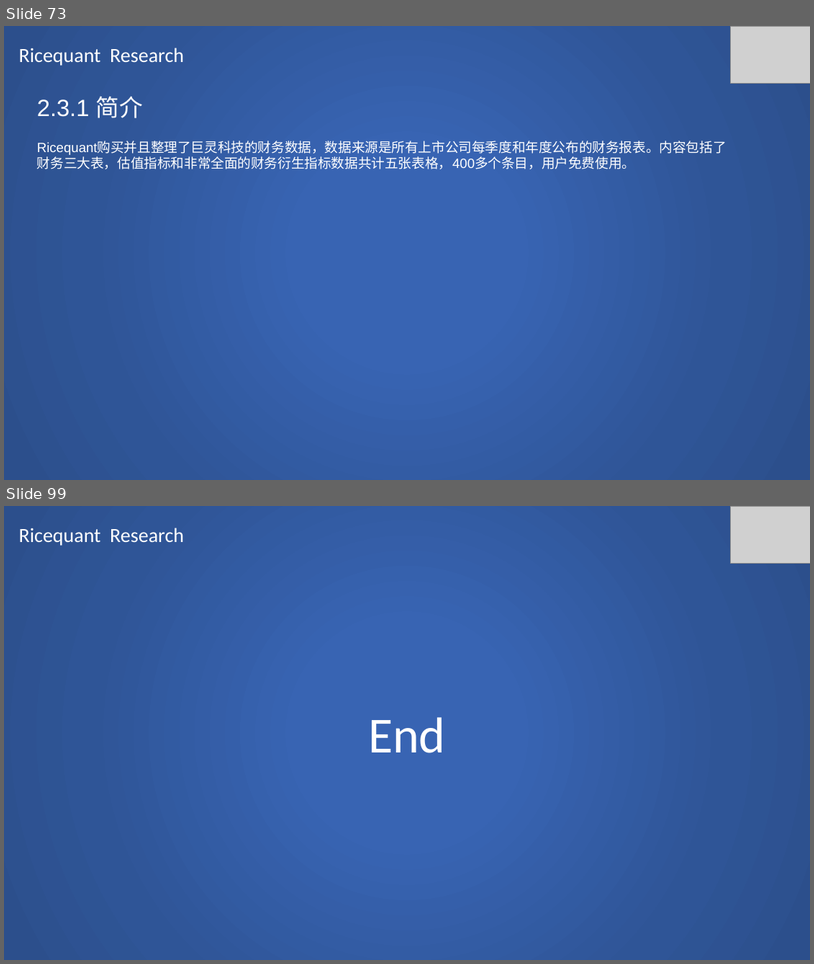
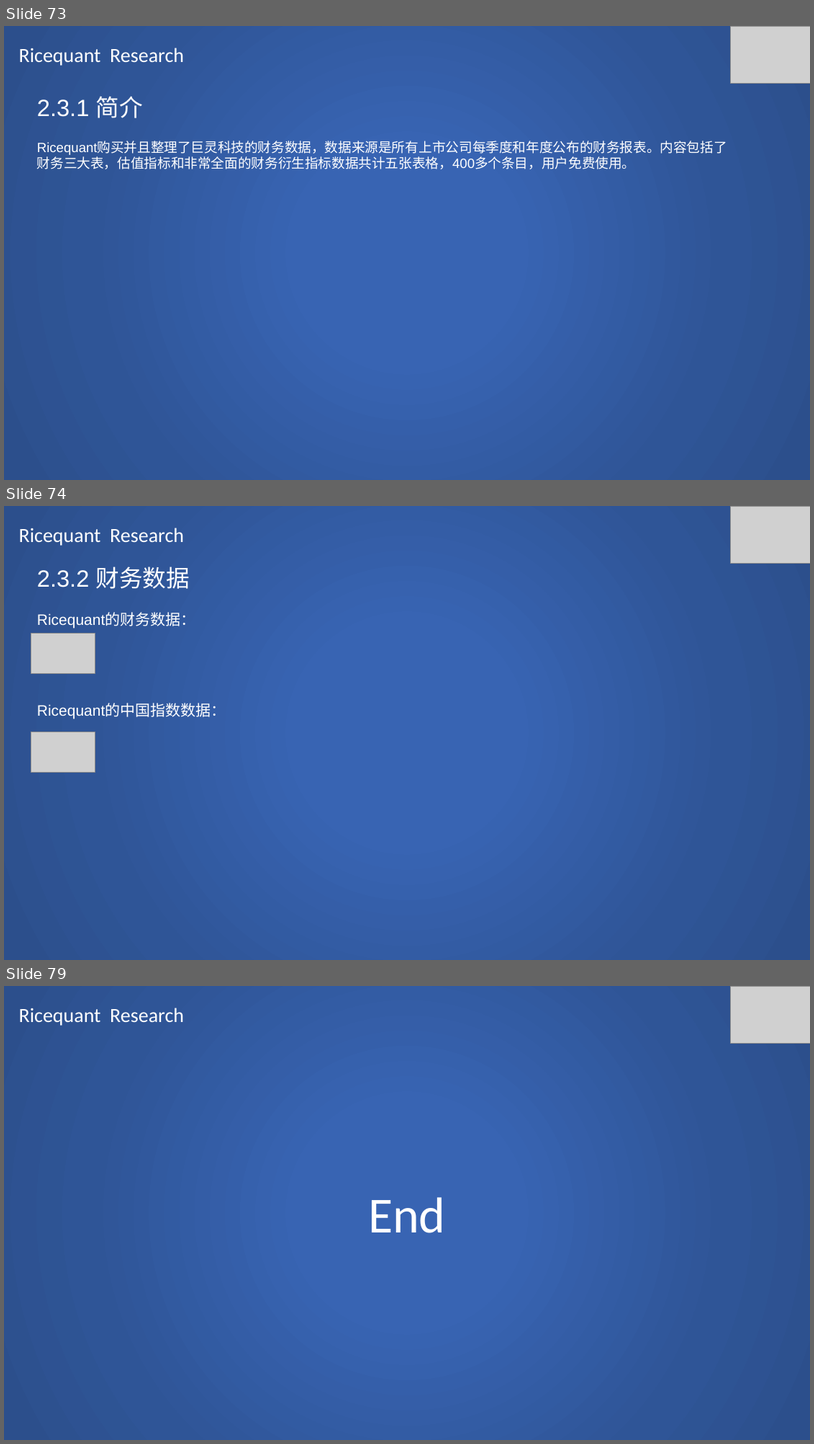
Before and after one commit to SCITLAS/Stellar, a slide deck: Stellar_0.1/documents/rice_quant_research.pptx. Shown one above the other, each under a label of ours: slides 73 and 99 before the commit, slides 73, 74 and 79 after it; the slides between them are not shown. The pictures are 814x964 and 814x1444 pixels, drawn with LibreOffice and Linux fonts; fonts in the diff are those of the drawing; grey boxes stand for pictures. Boxes give left, top, right and bottom in pixels: in the first picture for what was removed or moved away, otherwise in the second. Text is boxed around its words. In the diff, an @@ line names an element or a change of style, - is before the commit and + after.

Commit message:
Ricequant research 60% done.

```diff
--- a/Stellar_0.1/documents/rice_quant_research.pptx
+++ b/Stellar_0.1/documents/rice_quant_research.pptx
@@ slide 74 added at (x1=4, y1=506, x2=810, y2=960), background #FFFFFF @@
@@ rectangle added at (x1=4, y1=506, x2=810, y2=960), fill gradient #3864B3 to #2F5597 to #2C4F8C @@
@@ picture added at (x1=730, y1=506, x2=810, y2=563) @@
@@ text added at (x1=19, y1=528, x2=184, y2=546), 24 pt, text #FFFFFF @@
+Ricequant Research
@@ text added at (x1=37, y1=566, x2=226, y2=719), 18 pt, text #FFFFFF @@
+2.3.2 财务数据
+Ricequant的财务数据：
+Ricequant的中国指数数据：
@@ picture added at (x1=31, y1=633, x2=95, y2=674) @@
@@ picture added at (x1=31, y1=732, x2=95, y2=773) @@
@@ what was slide 99 is now slide 79 @@
```
Also in this commit, not shown: 3 slides changed, 3 other slides added, 24 slides removed.
